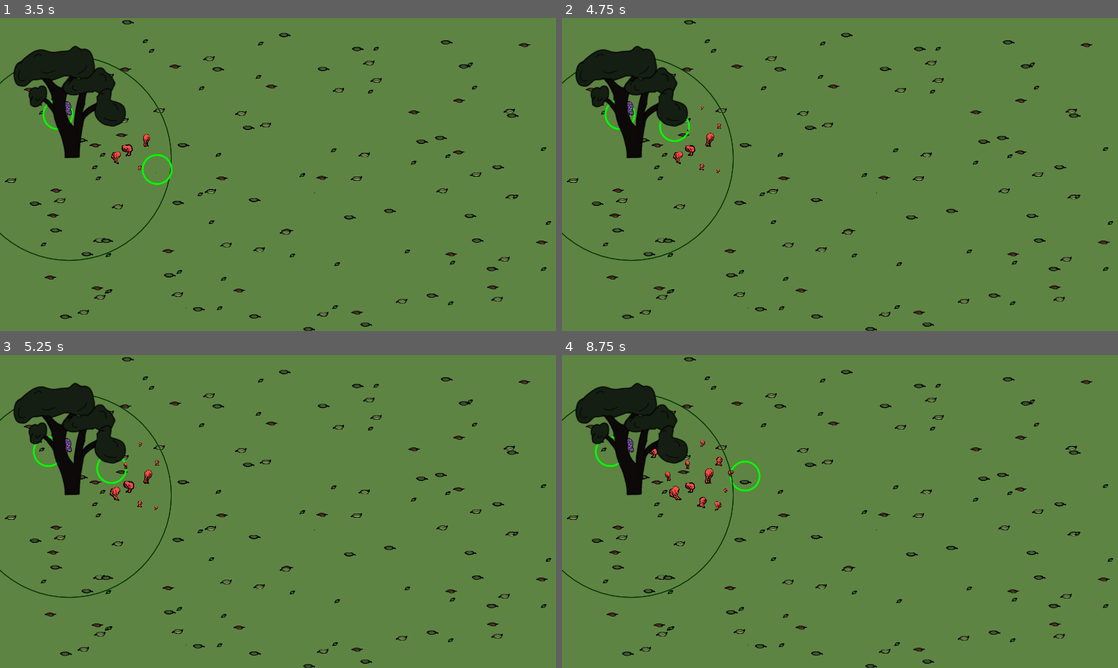
Above: before the commit, frames 1-4 (two rows, left to right).
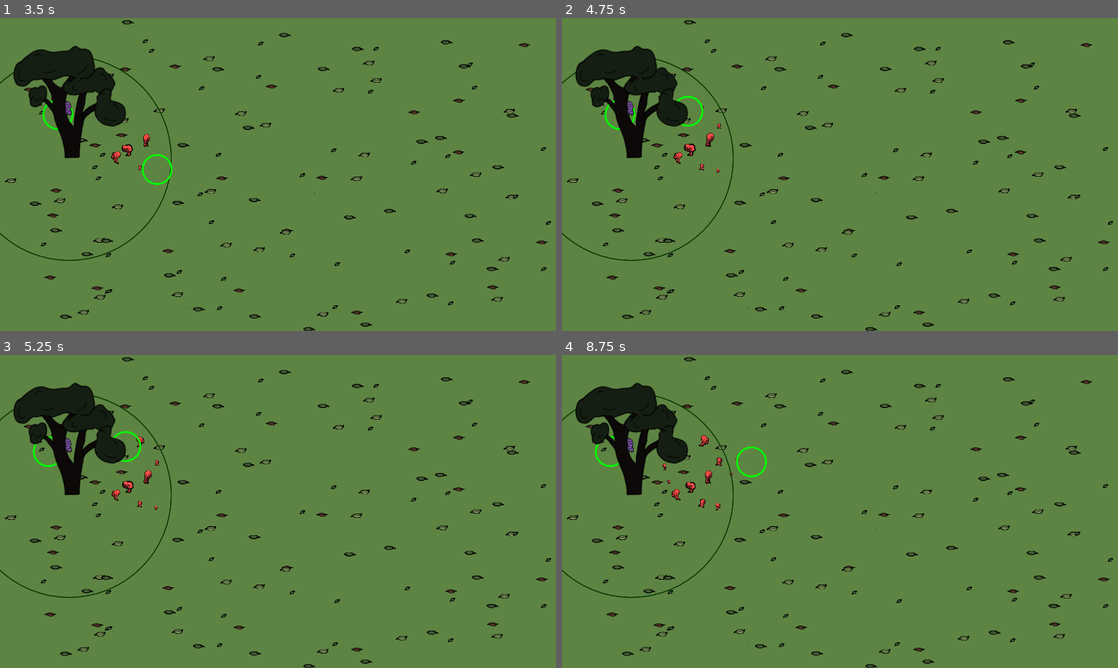
Above: after the commit, the same moments.

Repository: carcinizer/slavic-2025
Game: Godot game, scene res://scenes/main_menu.tscn
Two runs of this game, one before a commit and one after it. Both use one fixed random seed, a clock stepped at 60 frames per second and the inputs below.
Inputs:
- Up to frame 1 (3.5 s): click "Play" at 0.5 s; tap Enter at 1.25 s; hold Right (right1) 1.28-2.03 s; tap S (down2) at 1.35 s; hold Down (down1) 2.03-2.78 s; tap A (left2) at 2.1 s; hold Right (right1) from 2.78 s (still down); tap D (right2) at 2.85 s
- Up to frame 2 (4.75 s): release Right (right1) at 3.53 s; hold Up (up1) 3.53-4.28 s; tap W (up2) at 3.6 s; hold Left (left1) from 4.28 s (still down); tap S (down2) at 4.35 s
- Up to frame 3 (5.25 s): keep holding Left (left1); tap Space (debug) at 4.9 s; tap A (left2) at 5.1 s
- Up to frame 4 (8.75 s): release Left (left1) at 5.78 s; hold Down (down1) 5.78-6.53 s; tap one key every 0.75 s from 5.85 s: D (right2) W (up2) S (down2) A (left2); hold Right (right1) 6.53-7.28 s; hold Up (up1) 7.28-8.03 s; hold Right (right1) from 8.03 s (still down)

Frame 1 is identical in both runs. In frame 2, 0.2% of the frame differs, in the area x 17-29%, y 24-47%; in frame 3, 0.3%; in frame 4, 0.6%, in the area x 15-37%, y 25-50%.
Error before the commit: Invalid assignment of property or key 'connected_to_a_tree' with value of type 'bool' on a base object of type 'StaticBody2D (Mushroom)'. (res://src/tree.gd:15)

Commit message:
implement mushroom death
- fix lambda in tree_exiting
- mushroom:
  - add time_until_starts_dying and time_since_spawn
  - add on_spawn and die
  - add my_cursor and my_tree
- add all_cursors to glob
- add get_mushrooms_in_area to calculate mushrooms_in_area in tree

Diff:
--- a/src/cursor.gd
+++ b/src/cursor.gd
@@ -17,6 +17,7 @@
 var my_mushrooms: Array[Mushroom] = []
 
 func _ready():
+	GLOB.all_cursors[player_id] = self
 	for i in get_parent().get_children():
 		if i is Mushroom:
 			if i.player_id == player_id:
@@ -113,7 +114,8 @@
 		add_sibling(new_mushroom)
 
 		my_mushrooms.push_back(new_mushroom)
-		new_mushroom.tree_exiting.connect(func(x): my_mushrooms.erase(x))
+		new_mushroom.tree_exiting.connect(func(): my_mushrooms.erase(new_mushroom))
+		new_mushroom.on_spawn()
 		return true
 	return false
 
--- a/src/global/glob.gd
+++ b/src/global/glob.gd
@@ -2,6 +2,7 @@
 extends Node
 
 var all_mushrooms: Array[Mushroom] = []
+var all_cursors: Dictionary[int, Cursor] = {}
 
 @onready var settings: Settings = load("user://settings.tres")
 
--- a/src/mushroom.gd
+++ b/src/mushroom.gd
@@ -5,13 +5,16 @@
 @export var hp := 20.0
 @export var max_hp := 100.0
 @export var growth_speed := 10.0
-@export var death_speed := 1.0
+@export var time_until_starts_dying := 3.0
+@export var death_speed := 0.1
 @export var radius := 25
-@export var my_tree: Tree = null
+var my_tree: Tree = null
+var my_cursor: Cursor = null
 
 const neighbor_range := 70.0
 const sprite_variants_number := 4
 
+var time_since_spawn = 0
 var target_rotation = 0
 const rotation_threshold = 0.01
 
@@ -35,13 +38,25 @@
 	var flip = randi_range(0,1)
 	if flip == 1:
 		sprite.flip_h = true
+	on_spawn.call_deferred()
 
+func on_spawn():
+	my_cursor = GLOB.all_cursors[player_id]
+	check_for_connections()
+	time_since_spawn = 0
+
+func die():
+	queue_free()
+	GLOB.all_mushrooms.erase(self)
+	my_cursor.my_mushrooms.erase(self)
 
 func _process(_delta: float):
-	# if !connected_to_a_tree:
-	# 	hp -= death_speed
-	# if hp <= 0:
-	# 	queue_free()
+	time_since_spawn += _delta
+	if my_tree == null and time_since_spawn > time_until_starts_dying:
+		hp -= death_speed
+	if hp <= 0:
+		die()
+
 	# var c = colors[player_id]
 	var scale_scalar = hp/max_hp
 	scale = lerp(scale, Vector2(scale_scalar, scale_scalar), 0.1)
@@ -54,10 +69,10 @@
 func _exit_tree() -> void:
 	GLOB.all_mushrooms.erase(self)
 
-#func _draw():
-#	var rad = get_node("NeighborRange/CollisionShape2D").shape.radius
-#	var color = Color.GREEN if connected_to_a_tree else Color.RED
-#	draw_circle(Vector2(0,0), rad, color, false, 1, true)
+# func _draw():
+# 	var rad = get_node("NeighborRange/CollisionShape2D").shape.radius
+# 	var color = Color.GREEN if my_tree != null else Color.RED
+# 	draw_circle(Vector2(0,0), rad, color, false, 1, true)
 
 var checked_mushrooms: Array[Mushroom] = []
 
@@ -80,3 +95,4 @@
 	var areas = get_node("NeighborRange").get_overlapping_areas()
 	checked_mushrooms = []
 	check_area(areas)
+	queue_redraw()
--- a/src/tree.gd
+++ b/src/tree.gd
@@ -4,25 +4,17 @@
 @export var max_hp := 100.0
 @export var radius := 100.0
 
-var checked_mushrooms: Array[Mushroom] = []
+var mushrooms_in_area := 0
 
 const sprite_variants_number := 3
 
-func check_area(areas: Array[Area2D]):
+func get_mushrooms_in_area():
+	mushrooms_in_area = 0
+	var areas = get_node("NeighborRange").get_overlapping_areas()
 	for a in areas:
 		var obj = a.get_parent()
-		if obj is Mushroom and !(obj in checked_mushrooms):
-			obj.connected_to_a_tree = true
-			obj.queue_redraw()
-			checked_mushrooms.push_back(obj)
-			var othersareas = a.get_overlapping_areas()
-			print(obj.name)
-			check_area(othersareas)
-
-func check_for_connections():
-	var areas = get_node("NeighborRange").get_overlapping_areas()
-	checked_mushrooms = []
-	check_area(areas)
+		if obj is Mushroom:
+			mushrooms_in_area += 1
 
 func _ready() -> void:
 	var sprite_variant := randi_range(0,sprite_variants_number - 1)
@@ -38,7 +30,7 @@
 	modulate.b = hp/max_hp
 
 	if Input.is_action_just_pressed("debug"):
-		check_for_connections()
+		get_mushrooms_in_area()
 
 func _draw():
 	var rad = get_node("NeighborRange/CollisionShape2D").shape.radius
